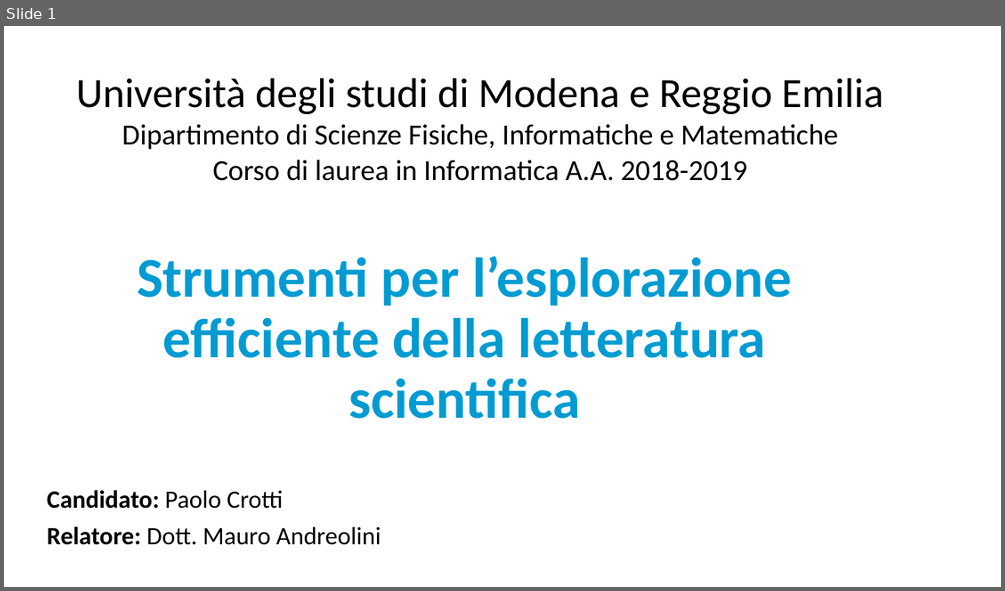
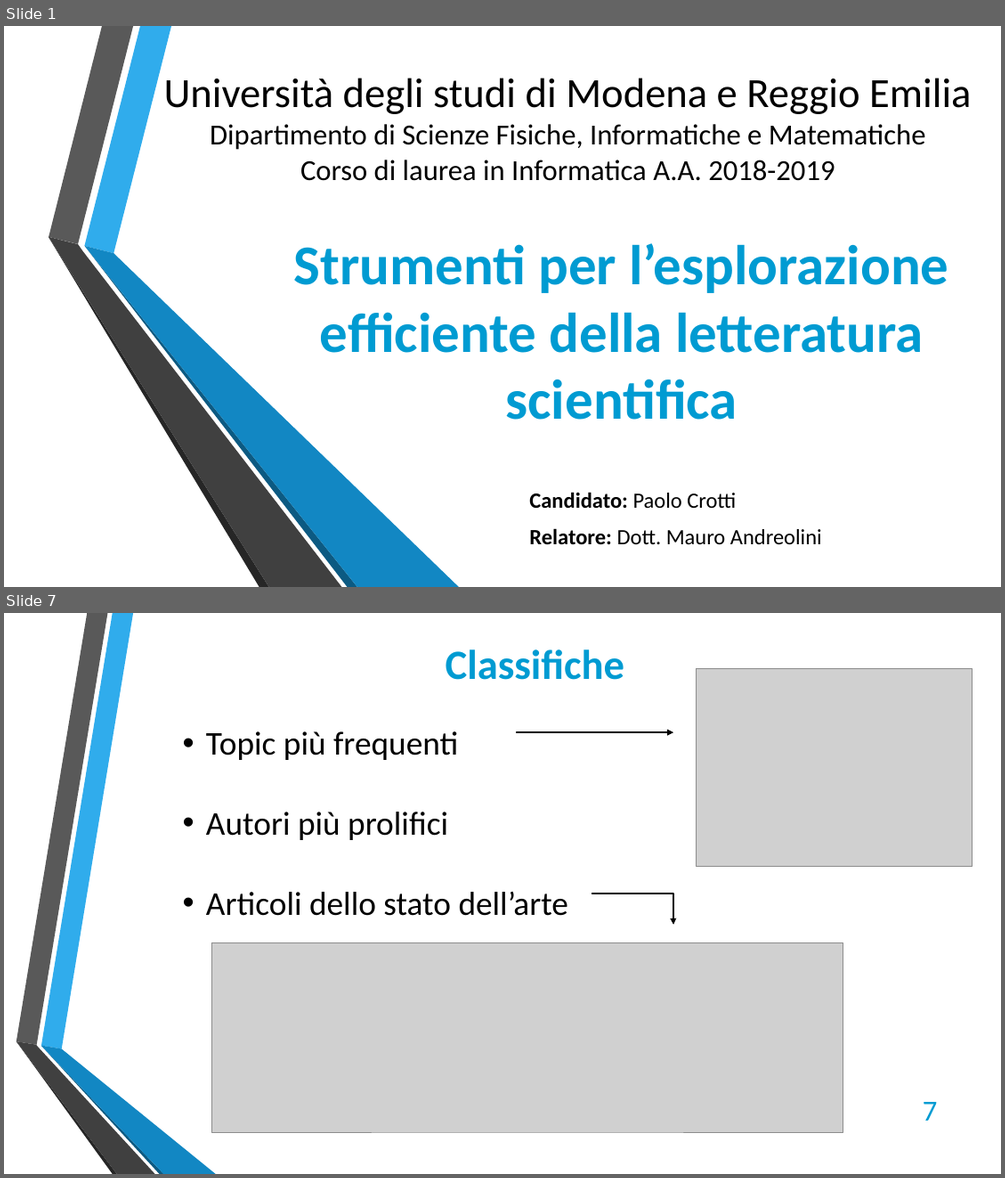
Before and after one commit to return55/lavoro, a slide deck: presentazione.pptx. Shown one above the other, each under a label of ours: slide 1 before the commit, slides 1 and 7 after it; the slides between them are not shown. The pictures are 1005x591 and 1005x1178 pixels, drawn with LibreOffice and Linux fonts; fonts in the diff are those of the drawing; grey boxes stand for pictures; background and template pictures are left out. Boxes give left, top, right and bottom in pixels: in the first picture for what was removed or moved away, otherwise in the second. Text is boxed around its words. In the diff, an @@ line names an element or a change of style, - is before the commit and + after.

```diff
--- a/presentazione.pptx
+++ b/presentazione.pptx
@@ slide 7 added at (x1=4, y1=613, x2=1001, y2=1174), background picture (left out) @@
@@ title added at (x1=445, y1=649, x2=624, y2=680), 40 pt, text #009BD2, bold @@
+Classifiche
@@ picture added at (x1=696, y1=668, x2=972, y2=866) @@
@@ text added at (x1=206, y1=731, x2=568, y2=916), 32 pt, text #000000 @@
+• Topic più frequenti
+• Autori più prolifici
+• Articoli dello stato dell’arte
@@ arrow added from (517, 732) to (673, 732), #000000 1.25 pt @@
@@ elbow arrow added from (591, 893) to (673, 925), #000000 1.25 pt @@
@@ picture added at (x1=212, y1=943, x2=844, y2=1132) @@
@@ group added at (x1=16, y1=613, x2=216, y2=1174): 6 freeform shapes @@
@@ page number added at (x1=922, y1=1102, x2=938, y2=1120), 28 pt, text #009BD2 @@
+7
@@ slide 1 changed as well @@
@@ text "Università degli studi di Modena ..." moved from (x1=76, y1=78, x2=883, y2=181) to (x1=164, y1=78, x2=971, y2=181) @@
@@ group added at (x1=48, y1=26, x2=460, y2=587): 6 freeform shapes @@
@@ title "Strumenti per l’esplorazione efficiente della ..." moved from (x1=137, y1=256, x2=792, y2=418) to (x1=293, y1=243, x2=948, y2=419) @@
@@ title "Strumenti per l’esplorazione efficiente della ..." at (x1=293, y1=243, x2=948, y2=419): line spacing 0.9 to 1 @@
@@ subtitle "Candidato: Paolo Crotti" moved from (x1=47, y1=490, x2=381, y2=545) to (x1=529, y1=491, x2=822, y2=545) @@
@@ subtitle "Candidato: Paolo Crotti" at (x1=529, y1=491, x2=822, y2=545): size 24 to 21 pt; line spacing 0.9 to 1 @@
```
Also in this commit, not shown: 1 other slide changed, 6 other slides added, 1 slide removed, 9 other files.
